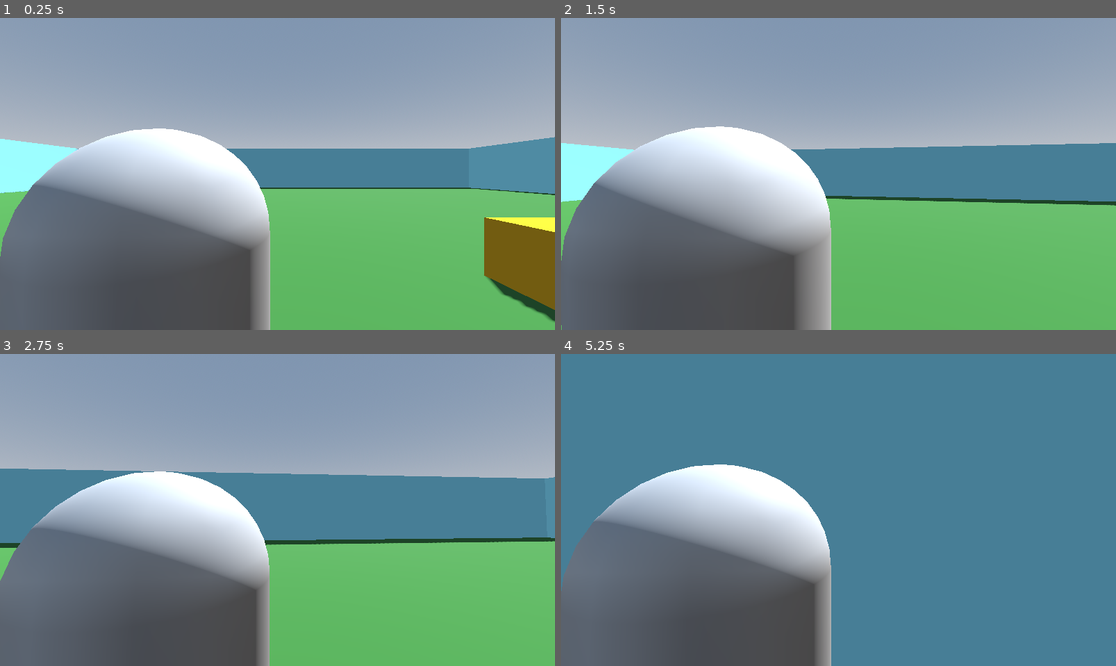
Above: before the commit, frames 1-4 (two rows, left to right).
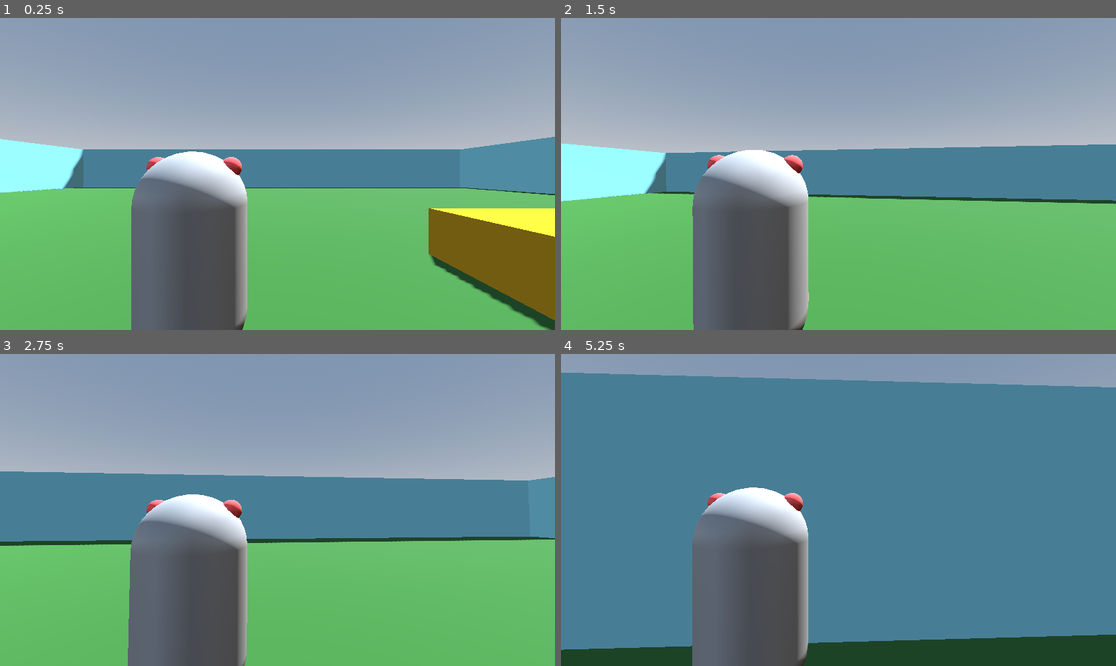
Above: after the commit, the same moments.

Repository: adrian-deguzman/over-the-shoulder-tps
Game: Godot game, scene res://scenes/world.tscn
The game is run twice, just before and just after one commit, with the same random seed, the same clock (stepped at 60 frames per second) and the same inputs.
Inputs (mouse positions are in pixels of both pictures, inside the frame that each line leads up to):
- Up to frame 1 (0.25 s): no input
- Up to frame 2 (1.5 s): tap Enter at 0.5 s; move the mouse to (866, 174) at 0.52 s; hold W (up) from 0.53 s (still down); tap Space (jump) at 0.77 s; move the mouse to (810, 174) at 1.27 s
- Up to frame 3 (2.75 s): keep holding W (up); tap Space (jump) at 1.52 s; move the mouse to (288, 503) at 2.02 s
- Up to frame 4 (5.25 s): keep holding W (up); move the mouse to (832, 516) at 2.77 s; tap Space (jump) at 3.02, 3.77, 4.52 s; move the mouse to (877, 513) at 3.52 s; move the mouse to (794, 506) at 4.27 s; move the mouse to (844, 510) at 5.02 s

The runs differ from the first frame. In frame 1, 25% of the frame differs, in the area x 0-100%, y 35-100%; in frame 2, 22%; in frame 3, 21%; in frame 4, 33%, in the area x 0-100%, y 0-100%.

Commit message:
added: ears, nose, and camera orbit bug fix

Diff:
--- a/barrion-deguzman-tps/scenes/world.tscn
+++ b/barrion-deguzman-tps/scenes/world.tscn
@@ -21,6 +21,21 @@
 
 [sub_resource type="ConvexPolygonShape3D" id="ConvexPolygonShape3D_qfnet"]
 points = PackedVector3Array(-0.12520654, -0.532801, -0.4805069, 0.022783129, 0.4760704, 0.49888408, 0.16971254, 0.55914 …(1084 unchanged characters)…
+
+[sub_resource type="StandardMaterial3D" id="StandardMaterial3D_71j4m"]
+albedo_color = Color(1, 0.36078432, 0.36078432, 1)
+
+[sub_resource type="BoxMesh" id="BoxMesh_qfnet"]
+material = SubResource("StandardMaterial3D_71j4m")
+size = Vector3(0.2, 0.2, 0.2)
+
+[sub_resource type="StandardMaterial3D" id="StandardMaterial3D_qfnet"]
+albedo_color = Color(1, 0.36078432, 0.36078432, 1)
+
+[sub_resource type="SphereMesh" id="SphereMesh_i7141"]
+material = SubResource("StandardMaterial3D_qfnet")
+radius = 0.1
+height = 0.2
 
 [sub_resource type="StandardMaterial3D" id="StandardMaterial3D_rwgxs"]
 albedo_color = Color(0.50980395, 0.8, 0.8666667, 1)
@@ -62,7 +77,19 @@
 transform = Transform3D(1, 0, 0, 0, 1, 0, 0, 0, 1, 0, 2, 0)
 
 [node name="Camera3D" type="Camera3D" parent="Player/Head" unique_id=1114059216]
-transform = Transform3D(1, 0, 0, 0, 1, 0, 0, 0, 1, 0.53780246, -0.21380544, 1.0098642)
+transform = Transform3D(1, 0, 0, 0, 1, 0, 0, 0, 1, 0.7945342, -0.21380544, 1.9607145)
+
+[node name="Nose" type="MeshInstance3D" parent="Player" unique_id=1893531708]
+transform = Transform3D(1, 0, 0, 0, 1, 0, 0, 0, 1, 0, 1.505, -0.5)
+mesh = SubResource("BoxMesh_qfnet")
+
+[node name="Ear" type="MeshInstance3D" parent="Player" unique_id=13177221]
+transform = Transform3D(1, 0, 0, 0, 1, 0, 0, 0, 1, 0.35, 1.85, 0)
+mesh = SubResource("SphereMesh_i7141")
+
+[node name="Ear2" type="MeshInstance3D" parent="Player" unique_id=391198894]
+transform = Transform3D(1, 0, 0, 0, 1, 0, 0, 0, 1, -0.35, 1.85, 0)
+mesh = SubResource("SphereMesh_i7141")
 
 [node name="Wall1" type="CSGBox3D" parent="." unique_id=716211523]
 transform = Transform3D(1, 0, 0, 0, 1, 0, 0, 0, 1, 25.5, 0, 0)
--- a/barrion-deguzman-tps/scripts/Player.gd
+++ b/barrion-deguzman-tps/scripts/Player.gd
@@ -1,5 +1,4 @@
 extends CharacterBody3D
-
 
 const SPEED = 5.0
 const JUMP_VELOCITY = 4.5
@@ -8,17 +7,17 @@
 @onready var head: Node3D = $Head
 @onready var camera: Camera3D = $Head/Camera3D
 
-
 func _ready():
 	Input.set_mouse_mode(Input.MOUSE_MODE_CAPTURED)
 
-
 func _unhandled_input(event):
 	if event is InputEventMouseMotion:
-		head.rotate_y(-event.relative.x * SENSITIVITY)
+		# FIX 1: Rotate the entire actor (CharacterBody3D) left and right
+		rotate_y(-event.relative.x * SENSITIVITY)
+
+		# The camera handles looking up and down independently
 		camera.rotate_x(-event.relative.y * SENSITIVITY)
 		camera.rotation.x = clamp(camera.rotation.x, deg_to_rad(-40), deg_to_rad(60))
-
 
 func _physics_process(delta: float) -> void:
 	# Add the gravity.
@@ -30,9 +29,11 @@
 		velocity.y = JUMP_VELOCITY
 
 	# Get the input direction and handle the movement/deceleration.
-	# As good practice, you should replace UI actions with custom gameplay actions.
 	var input_dir = Input.get_vector("left", "right", "up", "down")
-	var direction = (head.transform.basis * Vector3(input_dir.x, 0, input_dir.y)).normalized()
+
+	# FIX 2: Use the actor's main transform basis instead of the head's
+	var direction = (transform.basis * Vector3(input_dir.x, 0, input_dir.y)).normalized()
+
 	if direction:
 		velocity.x = direction.x * SPEED
 		velocity.z = direction.z * SPEED
